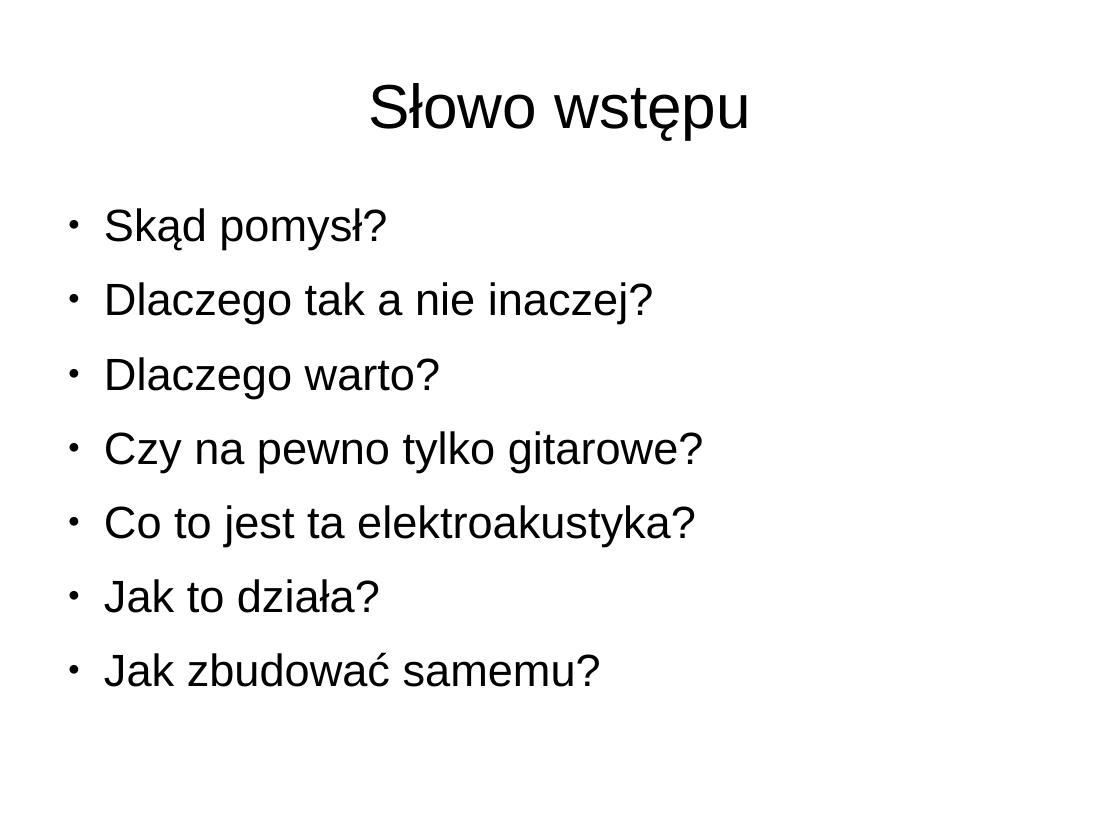
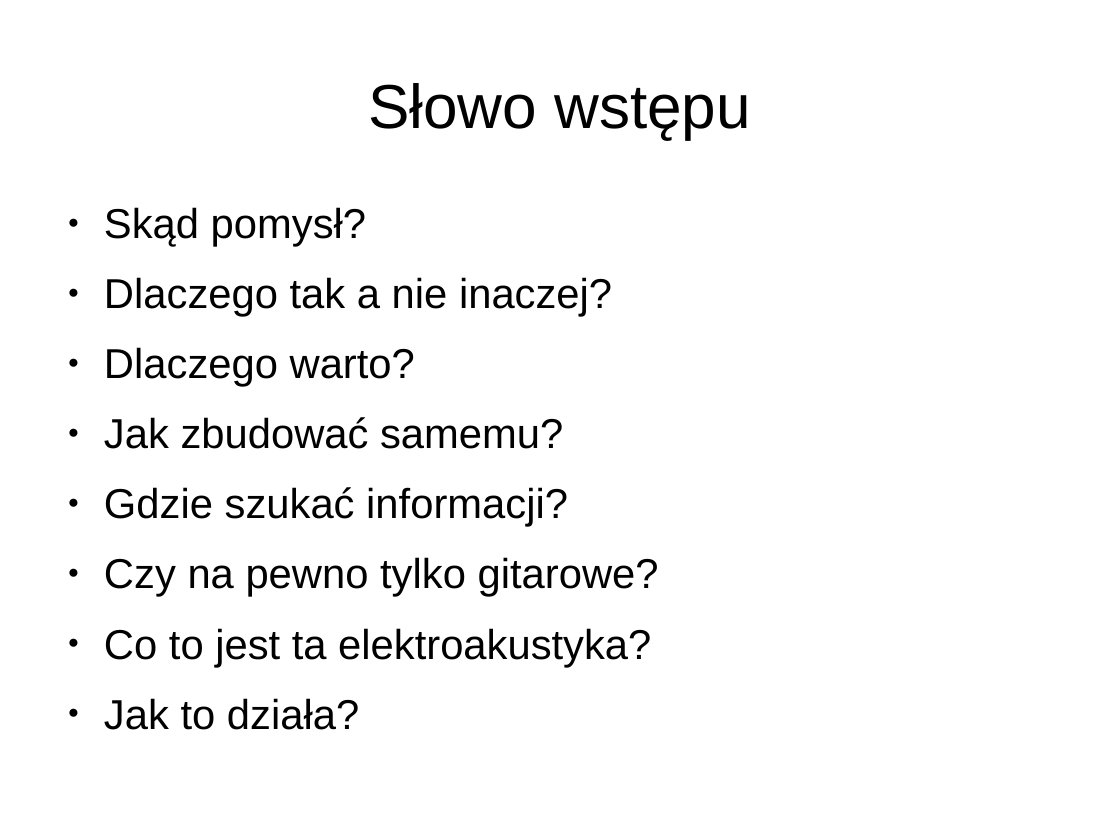
Before and after one commit to HackerspaceWroclaw/hspnr_efekty_gitarowe, a slide deck: slide 2 of Efekty gitarowe.odp. Drawn at 1120x840 pixels with LibreOffice and Linux fonts; fonts in the diff are those of the drawing. Boxes give left, top, right and bottom in pixels: in the first picture for what was removed or moved away, otherwise in the second. Text is boxed around its words. In the diff, an @@ line names an element or a change of style, - is before the commit and + after.

```diff
--- a/Efekty gitarowe.odp
+++ b/Efekty gitarowe.odp
@@ text at (104,207,659,730): size 32 to 29.6 pt in "Skąd pomysł?", "Dlaczego tak a nie inaczej?", "Dlaczego warto?", "Czy na pewno tylko gitarowe?" and 2 more places @@
@@ text at (104,417,568,527): paragraphs added @@
+● Jak zbudować samemu?
+● Gdzie szukać informacji?
@@ text at (104,652,601,687): paragraph removed @@
-● Jak zbudować samemu?
```
Also in this commit, not shown: 2 other slides changed, 1 slide added.
